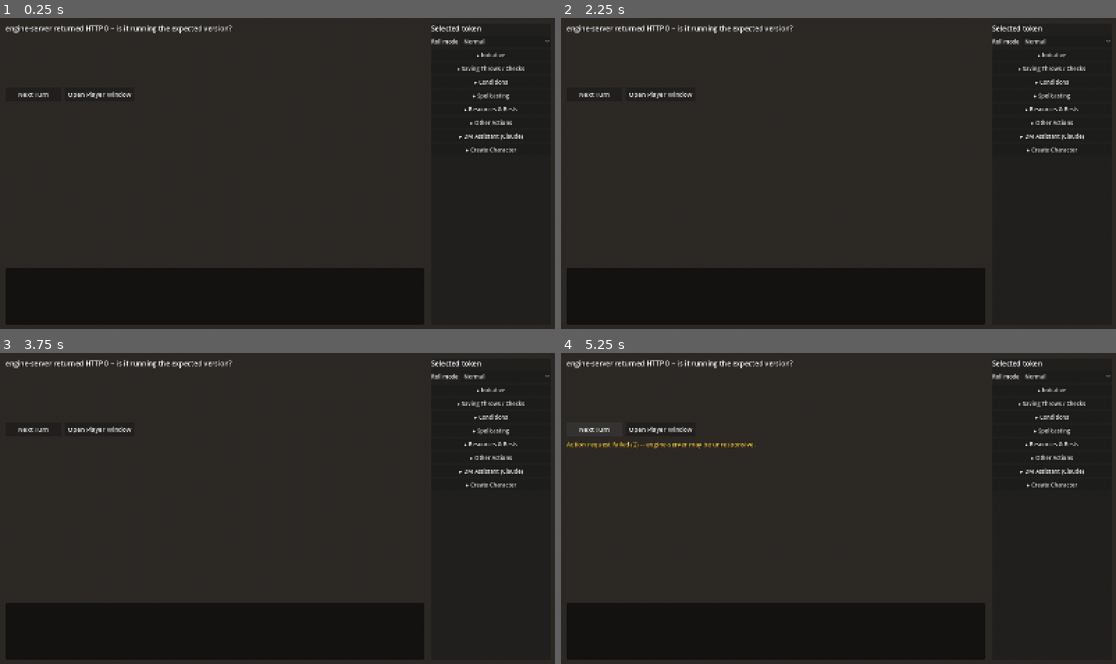
Above: before the commit, frames 1-4 (two rows, left to right).
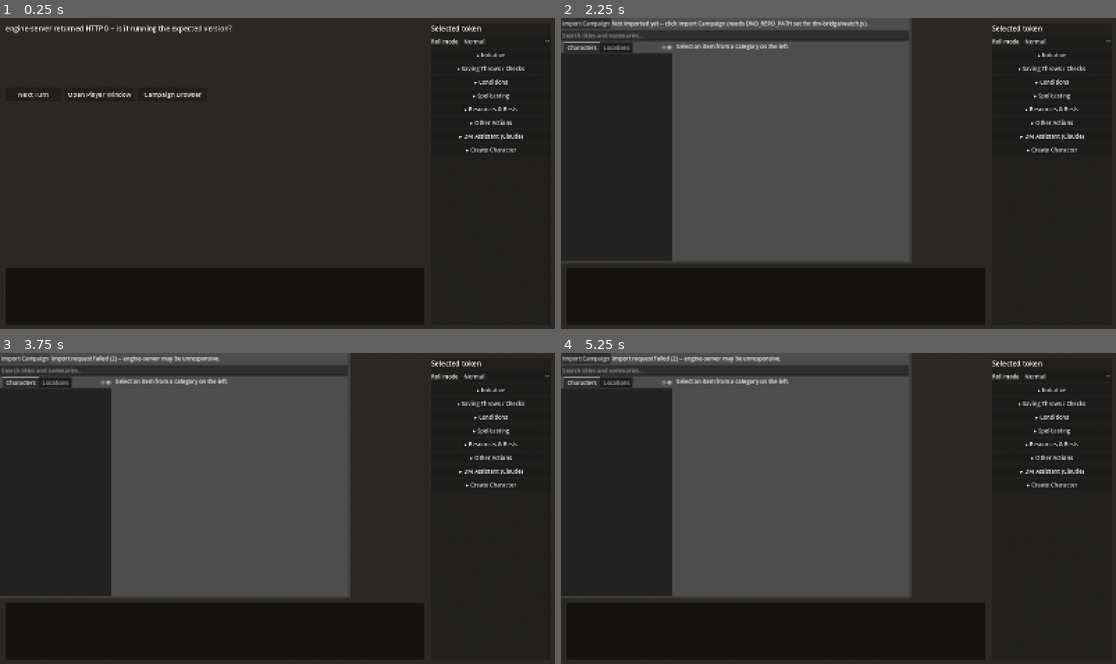
Above: after the commit, the same moments.

Repository: rmcneill2828-art/Campaign-OS-3D
Game: Godot game, scene res://scenes/Main.tscn
Same seed, same stepped clock (60 frames per second), same inputs: the game is played once before the commit and once after it.
Inputs (mouse positions are in pixels of both pictures, inside the frame that each line leads up to):
- Up to frame 1 (0.25 s): no input
- Up to frame 2 (2.25 s): click "Normal" at 0.5 s; click "Normal" at 1.25 s; click (733, 95) at 2 s, where only the run after the commit has a clickable "Campaign Browser"
- Up to frame 3 (3.75 s): click (172, 430) at 2.75 s, where only the run after the commit has a clickable "Campaign Browser"; click (22, 359) at 3.5 s, where only the run after the commit has a clickable "Import Campaign"
- Up to frame 4 (5.25 s): click (583, 359) at 4.25 s, where only the run after the commit has a clickable "Import Campaign"; click "Next Turn" at 5 s

The runs differ from the first frame. In frame 1, 0.1% of the frame differs, in the area x 25-37%, y 23-26%; in frame 2, 34%; in frame 3, 34%; in frame 4, 34%, in the area x 0-64%, y 0-79%.

Commit message:
Add the Campaign Browser (item 4 of the Seven requested features)
New CampaignBrowser.gd: an Import Campaign button, search, one
ItemList per category (characters/locations/sessions/notes), a
detail pane, and Spawn as Token for canSpawnToken items. Opened as
its own singleton Window from a new HUD button, mirroring Open
Player Window's exact reuse-not-duplicate pattern.

Spawning uses the existing add_token action as-is (name/type/hp/
maxHp/ac/abilityScores) rather than widening its shared, sync-checked
dmBridge.js case -- abilityScores alone is enough for saves/checks to
resolve reasonably via encounter.js's own modifier fallback; richer
fields (attacks/skills/spellcasting) can be filled in by hand after
spawning, same as any manually-added token. A real follow-up if that
gap ever bites in play, not bundled into this pass.

Found and fixed a real bug along the way: a Control added directly to
a runtime-created Window doesn't pick up that window's size via
anchors_preset(PRESET_FULL_RECT) alone -- confirmed with a real
screenshot showing every control collapsed into the top-left corner.
Fixed by pushing the size explicitly once and keeping it synced on
the window's own size_changed signal.

New test_campaign_browser.gd (20 assertions) covers list/search
filtering, item selection, the add_token field-mapping logic, and
import-response parsing, against a synthetic campaign dict shaped
like dm-bridge/watch.js's real response. 56/56 engine-server tests
and the rest of godot-smoke-tests unaffected.

Diff:
--- /dev/null
+++ b/godot/scripts/CampaignBrowser.gd
@@ -0,0 +1,245 @@
+extends Control
+class_name CampaignBrowser
+## Item 4 of ROADMAP.md's "Seven requested features" (2026-09-19) -- Import campaigns,
+## the spawn-ready half (map/asset generation is a fully separate, manual pipeline, see
+## that item's own note). engine/campaign.js's importMarkdownFiles() already parses a
+## folder of campaign markdown into characters/locations/sessions/notes -- it just takes
+## a browser FileList, which neither Godot nor engine-server has. The real fix is on the
+## other two layers (dm-bridge/watch.js's new import-campaign-request/response.json
+## mailbox reads the real files server-side; engine-server's POST /import-campaign is
+## the one round trip this panel needs) -- this script is purely the browsing/spawning
+## UI on top of whatever that round trip hands back.
+##
+## Entirely code-built (no .tscn), same convention every other panel added this session
+## uses (AoE Template controls, Character Creator, View Character's own HUD). One-shot
+## import, not a live poll -- a campaign's markdown doesn't change out from under a DM
+## mid-session the way encounter state does, so there's no reason to re-fetch on a timer
+## the way Main.gd's own board poll or CharacterViewer's own stat poll do.
+
+const CATEGORIES: Array[String] = ["characters", "locations", "sessions", "notes"]
+
+var server_base_url := ""
+
+var _import_button: Button
+var _status_label: Label
+var _search_input: LineEdit
+var _tabs: TabContainer
+var _category_lists: Dictionary = {} # category name (String) -> ItemList
+var _detail_label: RichTextLabel
+var _spawn_button: Button
+var _spawn_status_label: Label
+var _import_request: HTTPRequest
+var _action_request: HTTPRequest
+
+var _campaign: Dictionary = {} # last successfully imported campaign, or {} before the first import
+var _selected_item: Dictionary = {} # the item currently shown in the detail pane, or {}
+
+## Called by Main.gd right after instantiating this (and before adding it to the scene
+## tree), same convention CharacterViewer.gd's own open() already establishes.
+func open(base_url: String) -> void:
+	server_base_url = base_url
+
+func _ready() -> void:
+	_build_ui()
+	_import_request = HTTPRequest.new()
+	add_child(_import_request)
+	_import_request.request_completed.connect(_on_import_response)
+	_action_request = HTTPRequest.new()
+	add_child(_action_request)
+	_action_request.request_completed.connect(_on_action_response)
+
+func _build_ui() -> void:
+	set_anchors_preset(Control.PRESET_FULL_RECT)
+
+	var layout := VBoxContainer.new()
+	layout.set_anchors_preset(Control.PRESET_FULL_RECT)
+	add_child(layout)
+
+	var top_row := HBoxContainer.new()
+	_import_button = Button.new()
+	_import_button.text = "Import Campaign"
+	_import_button.pressed.connect(_on_import_pressed)
+	top_row.add_child(_import_button)
+	_status_label = Label.new()
+	_status_label.text = "Not imported yet -- click Import Campaign (needs DND_REPO_PATH set for dm-bridge/watch.js)."
+	_status_label.autowrap_mode = TextServer.AUTOWRAP_WORD_SMART
+	_status_label.size_flags_horizontal = Control.SIZE_EXPAND_FILL
+	top_row.add_child(_status_label)
+	layout.add_child(top_row)
+
+	_search_input = LineEdit.new()
+	_search_input.placeholder_text = "Search titles and summaries..."
+	_search_input.text_changed.connect(func(_text): _refresh_lists())
+	layout.add_child(_search_input)
+
+	var split := HSplitContainer.new()
+	split.size_flags_vertical = Control.SIZE_EXPAND_FILL
+	layout.add_child(split)
+
+	_tabs = TabContainer.new()
+	_tabs.custom_minimum_size = Vector2(320, 0)
+	_tabs.size_flags_vertical = Control.SIZE_EXPAND_FILL
+	for category in CATEGORIES:
+		var list := ItemList.new()
+		list.name = category.capitalize()
+		list.size_flags_vertical = Control.SIZE_EXPAND_FILL
+		list.item_selected.connect(_on_item_selected.bind(category))
+		_tabs.add_child(list)
+		_category_lists[category] = list
+	split.add_child(_tabs)
+
+	var detail_panel := VBoxContainer.new()
+	detail_panel.size_flags_horizontal = Control.SIZE_EXPAND_FILL
+	_detail_label = RichTextLabel.new()
+	_detail_label.bbcode_enabled = true
+	_detail_label.fit_content = false
+	_detail_label.scroll_active = true
+	_detail_label.size_flags_vertical = Control.SIZE_EXPAND_FILL
+	_detail_label.text = "Select an item from a category on the left."
+	detail_panel.add_child(_detail_label)
+
+	var spawn_row := HBoxContainer.new()
+	_spawn_button = Button.new()
+	_spawn_button.text = "Spawn as Token"
+	_spawn_button.visible = false
+	_spawn_button.pressed.connect(_on_spawn_pressed)
+	spawn_row.add_child(_spawn_button)
+	_spawn_status_label = Label.new()
+	spawn_row.add_child(_spawn_status_label)
+	detail_panel.add_child(spawn_row)
+
+	split.add_child(detail_panel)
+
+func _on_import_pressed() -> void:
+	_import_button.disabled = true
+	_status_label.text = "Importing (dm-bridge/watch.js must be running)..."
+	var error := _import_request.request(
+		server_base_url + "/import-campaign",
+		["Content-Type: application/json"],
+		HTTPClient.METHOD_POST,
+		""
+	)
+	if error != OK:
+		_status_label.text = "Could not reach engine-server (error %d)." % error
+		_import_button.disabled = false
+
+func _on_import_response(result: int, response_code: int, _headers: PackedStringArray, body: PackedByteArray) -> void:
+	_import_button.disabled = false
+	if result != HTTPRequest.RESULT_SUCCESS:
+		_status_label.text = "Import request failed (%s) -- engine-server may be unresponsive." % result
+		return
+	var parsed = JSON.parse_string(body.get_string_from_utf8())
+	if typeof(parsed) != TYPE_DICTIONARY:
+		_status_label.text = "engine-server sent a response this client doesn't understand."
+		return
+	if response_code != 200:
+		_status_label.text = "Import failed (HTTP %d): %s" % [response_code, str(parsed.get("error", "unknown error"))]
+		return
+	# ok can legitimately be false here (DND_REPO_PATH not set/not found on the machine
+	# running dm-bridge/watch.js) without this being a transport-level failure -- same "a
+	# miss isn't a 500" precedent Main.gd's own Create Character handling already follows.
+	if not parsed.get("ok", false):
+		_status_label.text = str(parsed.get("message", "Import failed."))
+		return
+
+	_campaign = parsed.get("campaign", {})
+	_status_label.text = str(parsed.get("message", "Imported."))
+	_refresh_lists()
+
+## Rebuilds every category's ItemList from _campaign + the current search text --
+## cheap enough to just rebuild from scratch on every keystroke/import, same "don't
+## bother diffing" convention GridManager's grid lines/PlayerView's fog overlay already
+## use for a similarly small, infrequently-changing dataset. Each list entry's metadata
+## is the real item Dictionary itself (title/path/text/draft/...), not just its index,
+## so _on_item_selected() below never needs to re-look-it-up out of _campaign.
+func _refresh_lists() -> void:
+	var query := _search_input.text.to_lower()
+	var categories: Dictionary = _campaign.get("categories", {})
+	for category in CATEGORIES:
+		var list: ItemList = _category_lists[category]
+		list.clear()
+		var items: Array = categories.get(category, [])
+		for item in items:
+			var title := str(item.get("title", ""))
+			var summary := str(item.get("summary", ""))
+			if query != "" and not title.to_lower().contains(query) and not summary.to_lower().contains(query):
+				continue
+			var index := list.add_item(title)
+			list.set_item_metadata(index, item)
+
+func _on_item_selected(index: int, category: String) -> void:
+	var list: ItemList = _category_lists[category]
+	var item: Dictionary = list.get_item_metadata(index)
+	_selected_item = item
+	_spawn_status_label.text = ""
+
+	var header := "[b]%s[/b]\n%s" % [str(item.get("title", "")), str(item.get("path", ""))]
+	var summary := str(item.get("summary", ""))
+	if summary != "":
+		header += "\n[i]%s[/i]" % summary
+	_detail_label.text = "%s\n\n%s" % [header, str(item.get("text", ""))]
+
+	_spawn_button.visible = bool(item.get("canSpawnToken", false)) and item.has("draft")
+
+## Reuses the already-built add_token DM-bridge action (see ROADMAP.md's own
+## "add_token DM-bridge action" entry) rather than a new one -- only forwards
+## name/tokenType/hp/maxHp/ac/abilityScores, the same subset that action already
+## accepts server-side. A real, deliberate scope decision, not an oversight: the richer
+## fields tokenDraftFromItem() also extracts (attackBonus/damageDice/skills/
+## savingThrows/spellcasting) aren't carried over this pass -- abilityScores alone is
+## enough for saves/checks to resolve reasonably (encounter.js's own savingThrowBonus()/
+## abilityCheckBonus() fall back to the raw ability modifier with no stated override),
+## and the rest can be filled in by hand on the token sheet after spawning, same as any
+## manually-added token. Widening add_token itself to carry the rest would mean editing
+## the shared, sync-checked dmBridge.js -- a real, separate follow-up if this gap ever
+## actually bites in play, not bundled into this pass.
+## Pure and separate from the actual network call below specifically so it's directly
+## testable (see test_campaign_browser.gd) without needing to intercept or mock an
+## outgoing HTTPRequest -- same "parse/build in a pure function, send separately"
+## separation Main.gd's own _apply_roll_mode() already follows.
+func _build_spawn_action(draft: Dictionary) -> Dictionary:
+	var action := {
+		"type": "add_token",
+		"name": draft.get("name", "Imported Character"),
+		"tokenType": draft.get("type", "hero"),
+		"hp": draft.get("hp"),
+		"maxHp": draft.get("maxHp"),
+		"ac": draft.get("ac")
+	}
+	if draft.has("abilityScores"):
+		action["abilityScores"] = draft["abilityScores"]
+	return action
+
+func _on_spawn_pressed() -> void:
+	if _selected_item.is_empty():
+		return
+	var draft: Dictionary = _selected_item.get("draft", {})
+	if draft.is_empty():
+		_spawn_status_label.text = "No spawnable data for this item."
+		return
+
+	var action := _build_spawn_action(draft)
+	_spawn_button.disabled = true
+	_spawn_status_label.text = "Spawning..."
+	var body := JSON.stringify(action)
+	var error := _action_request.request(
+		server_base_url + "/action",
+		["Content-Type: application/json"],
+		HTTPClient.METHOD_POST,
+		body
+	)
+	if error != OK:
+		_spawn_button.disabled = false
+		_spawn_status_label.text = "Could not reach engine-server (error %d)." % error
+
+func _on_action_response(result: int, response_code: int, _headers: PackedStringArray, body: PackedByteArray) -> void:
+	_spawn_button.disabled = false
+	if result != HTTPRequest.RESULT_SUCCESS:
+		_spawn_status_label.text = "Spawn request failed -- engine-server may be unresponsive."
+		return
+	var parsed = JSON.parse_string(body.get_string_from_utf8())
+	if response_code != 200 or typeof(parsed) != TYPE_DICTIONARY:
+		_spawn_status_label.text = "Spawn failed (HTTP %d)." % response_code
+		return
+	var messages: Array = parsed.get("messages", [])
+	_spawn_status_label.text = str(messages[0]) if not messages.is_empty() else "Spawned."
--- a/godot/scripts/Main.gd
+++ b/godot/scripts/Main.gd
@@ -128,6 +128,7 @@
 @onready var _hint_timer: Timer = $HUD/HintTimer
 @onready var _next_turn_button: Button = $HUD/NextTurnButton
 @onready var _open_player_window_button: Button = $HUD/OpenPlayerWindowButton
+@onready var _hud: CanvasLayer = $HUD
 
 ## Found live: a DM clicked Roll Initiative and saw no confirmation at all --
 ## the action DID succeed server-side (confirmed by checking /state directly),
@@ -335,6 +336,11 @@
 ## existing window to front instead of spawning a duplicate.
 var _player_window: Window
 
+## Same singleton-window precedent as _player_window above -- a second click should
+## refocus the existing Campaign Browser, not spawn a duplicate that would just import
+## the same campaign into a second, disconnected window.
+var _campaign_browser_window: Window
+
 func _ready() -> void:
 	_poll_timer.wait_time = poll_interval_seconds
 	_poll_timer.timeout.connect(_poll_state)
@@ -382,6 +388,7 @@
 	_build_template_controls()
 	_build_character_creator_controls()
 	_build_view_character_button()
+	_build_campaign_browser_button()
 
 	_heal_button.pressed.connect(_on_heal_pressed)
 	_full_heal_button.pressed.connect(_on_full_heal_pressed)
@@ -654,6 +661,57 @@
 	get_tree().root.add_child(_player_window)
 	_player_window.show()
 	_player_window.grab_focus()
+
+## Item 4 of ROADMAP.md's "Seven requested features" (2026-09-19) -- built in code as a
+## sibling of the real $HUD/OpenPlayerWindowButton .tscn node (same "new controls get
+## built in code, not hand-edited into the .tscn" convention _build_view_character_button()
+## below already documents) -- not gated on a selected token, so it belongs at this
+## top-level HUD row alongside Next Turn/Open Player Window, not inside a per-token
+## action section the way View Character (3D) is.
+func _build_campaign_browser_button() -> void:
+	var button := Button.new()
+	button.text = "Campaign Browser"
+	button.offset_left = 396.0
+	button.offset_top = 200.0
+	button.offset_right = 596.0
+	button.offset_bottom = 240.0
+	button.add_theme_font_size_override("font_size", 18)
+	button.pressed.connect(_on_campaign_browser_pressed)
+	_hud.add_child(button)
+
+## Same singleton-window precedent _on_open_player_window_pressed() above already
+## establishes -- a second click refocuses the existing browser (and whatever it already
+## imported) rather than opening a second, disconnected one.
+func _on_campaign_browser_pressed() -> void:
+	if _campaign_browser_window and is_instance_valid(_campaign_browser_window):
+		_campaign_browser_window.grab_focus()
+		return
+	var browser := CampaignBrowser.new()
+	browser.open(server_base_url)
+	_campaign_browser_window = Window.new()
+	_campaign_browser_window.title = "Campaign OS 3D -- Campaign Browser"
+	_campaign_browser_window.size = Vector2i(1000, 700)
+	_campaign_browser_window.close_requested.connect(func():
+		_campaign_browser_window.queue_free()
+		_campaign_browser_window = null
+	)
+	_campaign_browser_window.add_child(browser)
+	# A Control's own anchors_preset(PRESET_FULL_RECT) (see CampaignBrowser._build_ui())
+	# only auto-resizes it to match a Control OR Viewport ancestor's size when that
+	# ancestor's own size actually CHANGES after the child is already present -- a bare
+	# Window's `size` set before this add_child() never fires that, so a Control parented
+	# directly under a freshly-created Window is left at its own default (0, 0) size
+	# despite correct anchors (confirmed directly: a real screenshot showed every control
+	# collapsed to its children's minimum size in the top-left corner, not filling the
+	# window at all). Pushing the size explicitly once, then keeping it live on the
+	# window's own size_changed (a real OS-level drag-to-resize), fixes both.
+	browser.size = _campaign_browser_window.size
+	_campaign_browser_window.size_changed.connect(func():
+		browser.size = _campaign_browser_window.size
+	)
+	get_tree().root.add_child(_campaign_browser_window)
+	_campaign_browser_window.show()
+	_campaign_browser_window.grab_focus()
 
 ## Item 3 of ROADMAP.md's "Seven requested features" (2026-09-19) -- adds a "View
 ## Character (3D)" button to the existing Other Actions section (built in code, same
--- /dev/null
+++ b/godot/tools/test_campaign_browser.gd
@@ -0,0 +1,151 @@
+extends SceneTree
+## Functional check for the Campaign Browser (ROADMAP.md's "Seven requested features"
+## 2026-09-19 entry, item 4, built 2026-09-21). Drives CampaignBrowser.gd through a
+## synthetic campaign dict (the real shape dm-bridge/watch.js's own new
+## import-campaign-response.json produces -- see that file's own handleImportCampaignRequest,
+## verified live separately against a throwaway fake campaign folder) rather than a real
+## engine-server/watch.js round trip, the same "synthetic state, no real server needed"
+## approach test_aoe_template.gd's own _test_main_integration() already established.
+##
+## See smoke_test_main.gd's own doc comment for why quit() is deferred to the first
+## _process() tick rather than called synchronously in _init().
+
+var _failures := 0
+var _main
+var _browser
+
+func _fail(message: String) -> void:
+	_failures += 1
+	push_error("FAIL: %s" % message)
+
+func _check(condition: bool, message: String) -> void:
+	if condition:
+		print("PASS: %s" % message)
+	else:
+		_fail(message)
+
+func _fake_campaign() -> Dictionary:
+	return {
+		"name": "Test Campaign",
+		"importedAt": "2026-09-21T00:00:00.000Z",
+		"categories": {
+			"characters": [
+				{
+					"id": "characters/Kestrel.md-1", "title": "Kestrel", "path": "characters/Kestrel.md",
+					"category": "characters", "canSpawnToken": true, "isTemplate": false,
+					"summary": "A ranger.", "wordCount": 2, "text": "# Kestrel\nA ranger.",
+					"draft": {"name": "Kestrel", "type": "hero", "hp": 28, "maxHp": 28, "ac": 15, "abilityScores": {"DEX": 17}}
+				},
+				{
+					"id": "npcs/Villain.md-2", "title": "The Villain", "path": "npcs/Villain.md",
+					"category": "characters", "canSpawnToken": true, "isTemplate": false,
+					"summary": "A recurring antagonist.", "wordCount": 3, "text": "# The Villain\nA recurring antagonist.",
+					"draft": {"name": "The Villain", "type": "monster", "hp": 40, "maxHp": 40, "ac": 14}
+				}
+			],
+			"locations": [
+				{
+					"id": "locations/Town.md-3", "title": "Quiet Town", "path": "locations/Town.md",
+					"category": "locations", "canSpawnToken": false, "isTemplate": false,
+					"summary": "A quiet town.", "wordCount": 3, "text": "# Quiet Town\nA quiet town."
+				}
+			],
+			"sessions": [],
+			"notes": []
+		}
+	}
+
+func _test_main_builds_button(main) -> void:
+	var found := false
+	for child in main.get("_hud").get_children():
+		if child is Button and child.text == "Campaign Browser":
+			found = true
+			break
+	_check(found, "Main._ready() built the Campaign Browser button under $HUD")
+
+func _test_refresh_lists(browser) -> void:
+	browser.set("_campaign", _fake_campaign())
+	browser.call("_refresh_lists")
+
+	var lists: Dictionary = browser.get("_category_lists")
+	var characters_list: ItemList = lists["characters"]
+	var locations_list: ItemList = lists["locations"]
+	_check(characters_list.item_count == 2, "Both character/NPC items land in the Characters list")
+	_check(locations_list.item_count == 1, "The one location lands in the Locations list")
+	_check(lists["sessions"].item_count == 0 and lists["notes"].item_count == 0, "Empty categories stay empty, not an error")
+
+	# Search filters by title OR summary, case-insensitively, across the currently
+	# imported campaign -- re-running _refresh_lists() (not a separate filter function)
+	# rebuilds every list from scratch each time, matching the class doc comment's own
+	# "cheap enough to just rebuild" reasoning.
+	browser.get("_search_input").text = "antagonist"
+	browser.call("_refresh_lists")
+	_check(characters_list.item_count == 1, "Searching by a summary word filters down to the matching item")
+	_check(characters_list.get_item_text(0) == "The Villain", "The surviving item after search is the right one")
+
+	browser.get("_search_input").text = ""
+	browser.call("_refresh_lists")
+	_check(characters_list.item_count == 2, "Clearing the search restores every item")
+
+func _test_item_selection(browser) -> void:
+	var lists: Dictionary = browser.get("_category_lists")
+	var characters_list: ItemList = lists["characters"]
+
+	browser.call("_on_item_selected", 0, "characters")
+	_check(browser.get("_detail_label").text.contains("Kestrel"), "Selecting an item shows its title in the detail pane")
+	_check(browser.get("_detail_label").text.contains("A ranger."), "The detail pane also shows the item's own text")
+	_check(browser.get("_spawn_button").visible, "A spawnable character item (canSpawnToken + a real draft) shows the Spawn button")
+
+	browser.call("_on_item_selected", 1, "characters")
+	_check(browser.get("_detail_label").text.contains("The Villain"), "Selecting a second item replaces the detail pane, not appends to it")
+
+	var lists2: Dictionary = browser.get("_category_lists")
+	browser.call("_on_item_selected", 0, "locations")
+	_check(not browser.get("_spawn_button").visible, "A non-character item (canSpawnToken: false) hides the Spawn button")
+
+func _test_build_spawn_action(browser) -> void:
+	var hero_action: Dictionary = browser.call("_build_spawn_action", {"name": "Kestrel", "type": "hero", "hp": 28, "maxHp": 28, "ac": 15, "abilityScores": {"DEX": 17}})
+	_check(hero_action["type"] == "add_token", "The built action is a real add_token action")
+	_check(hero_action["tokenType"] == "hero" and hero_action["name"] == "Kestrel", "Name/type carry through from the draft")
+	_check(hero_action["abilityScores"] == {"DEX": 17}, "abilityScores carries through when the draft has one -- the one field that makes saves/checks resolve reasonably without a full add_token widening")
+
+	var monster_action: Dictionary = browser.call("_build_spawn_action", {"name": "The Villain", "type": "monster", "hp": 40, "maxHp": 40, "ac": 14})
+	_check(monster_action["tokenType"] == "monster", "A monster-type draft (an npcs/ sheet) builds a monster tokenType")
+	_check(not monster_action.has("abilityScores"), "A draft with no abilityScores at all doesn't fabricate one")
+
+func _test_import_response_parsing(browser) -> void:
+	var ok_body := JSON.stringify({"ok": true, "message": "Imported 2 file(s) from the campaign repo.", "campaign": _fake_campaign()}).to_utf8_buffer()
+	browser.call("_on_import_response", HTTPRequest.RESULT_SUCCESS, 200, PackedStringArray(), ok_body)
+	_check(browser.get("_status_label").text == "Imported 2 file(s) from the campaign repo.", "A successful import response updates the status label with the real message")
+	var lists: Dictionary = browser.get("_category_lists")
+	_check((lists["characters"] as ItemList).item_count == 2, "A successful import response also repopulates the lists")
+
+	var fail_body := JSON.stringify({"ok": false, "message": "DND_REPO_PATH isn't set.", "campaign": null}).to_utf8_buffer()
+	browser.call("_on_import_response", HTTPRequest.RESULT_SUCCESS, 200, PackedStringArray(), fail_body)
+	_check(browser.get("_status_label").text == "DND_REPO_PATH isn't set.", "An ok:false response (a real, correctly-answered failure, not a transport error) surfaces its own message")
+
+func _init() -> void:
+	var scene := load("res://scenes/Main.tscn") as PackedScene
+	_main = scene.instantiate()
+	get_root().add_child(_main)
+	_browser = CampaignBrowser.new()
+	get_root().add_child(_browser)
+
+var _ran := false
+func _process(_delta: float) -> bool:
+	if _ran:
+		return true
+	_ran = true
+	_test_main_builds_button(_main)
+	_test_refresh_lists(_browser)
+	_test_item_selection(_browser)
+	_test_build_spawn_action(_browser)
+	_test_import_response_parsing(_browser)
+	print("")
+	if _failures > 0:
+		print("%d assertion(s) FAILED" % _failures)
+		quit(1)
+	else:
+		print("All Campaign Browser assertions passed")
+		quit()
+	return true
Not shown, added: godot/scripts/CampaignBrowser.gd.uid
Not shown, added: godot/tools/test_campaign_browser.gd.uid
Not shown, changed: .github/workflows/test.yml
Not shown, changed: ROADMAP.md
